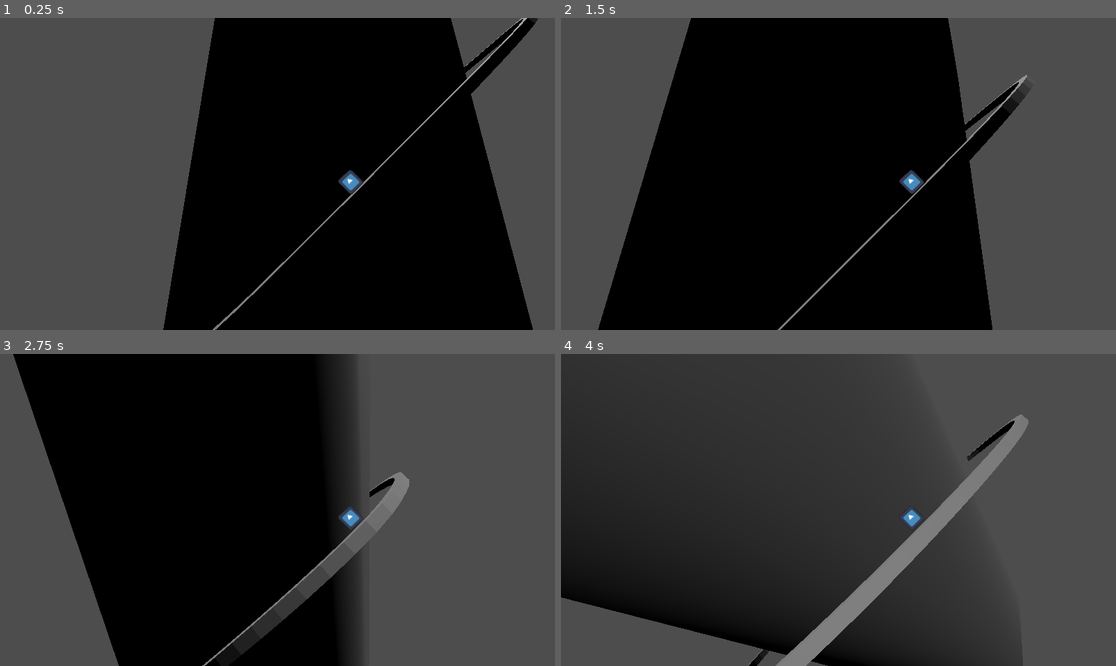
Above: before the commit, frames 1-4 (two rows, left to right).
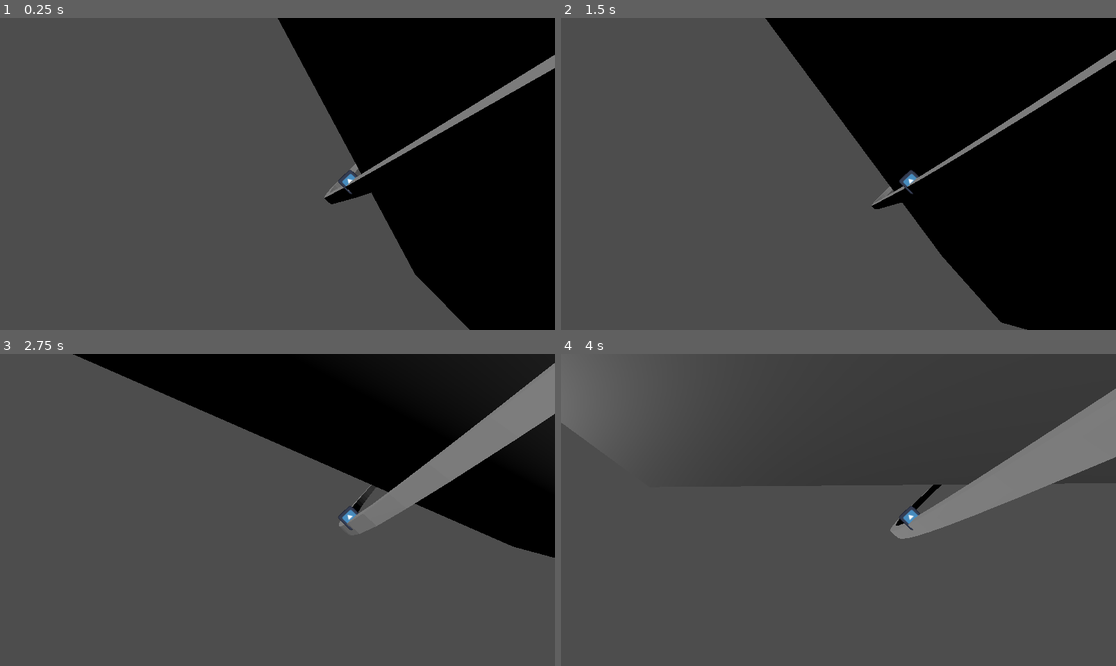
Above: after the commit, the same moments.

Repository: The-Breakfast-Gentlemen/godot-wild-jam-73
Game: Godot game, scene res://game.tscn
Two runs of this game, one before a commit and one after it. Both use one fixed random seed, a clock stepped at 60 frames per second and the inputs below. The project has no main scene, so this scene is started directly. The engine's default icon, where the game draws it, is replaced by a stand-in: a white triangle on a blue panel in a dark square.
Inputs:
- Up to frame 1 (0.25 s): no input
- Up to frame 2 (1.5 s): tap Enter (ui_accept) at 0.5, 0.77 s
- Up to frame 3 (2.75 s): tap Enter (ui_accept) at 1.52 s
- Up to frame 4 (4 s): tap Enter (ui_accept) at 3.02, 3.77 s

The runs differ from the first frame. In frame 1, 42% of the frame differs, in the area x 29-100%, y 0-100%; in frame 2, 68%, in the area x 6-100%, y 0-100%; in frame 3, 62%; in frame 4, 50%.

Commit message:
Use remote transform to move player

Diff:
--- a/game.tscn
+++ b/game.tscn
@@ -1,8 +1,10 @@
-[gd_scene load_steps=6 format=3 uid="uid://d06upcpiheyn4"]
+[gd_scene load_steps=5 format=3 uid="uid://d06upcpiheyn4"]
 
 [ext_resource type="Script" path="res://player.gd" id="1_3f8tg"]
 [ext_resource type="Texture2D" uid="uid://ohokvqcqskwf" path="res://icon.svg" id="1_k4f11"]
-[ext_resource type="Script" path="res://path_generation.gd" id="1_rqvmb"]
+
+[sub_resource type="BoxShape3D" id="BoxShape3D_k1305"]
+size = Vector3(0.088623, 0.110596, 0.0088501)
 
 [sub_resource type="Curve3D" id="Curve3D_55bda"]
 bake_interval = 0.01
@@ -13,14 +15,24 @@
 point_count = 12
 up_vector_enabled = false
 
-[sub_resource type="BoxShape3D" id="BoxShape3D_k1305"]
-size = Vector3(0.088623, 0.110596, 0.0088501)
+[node name="Game" type="Node3D"]
 
-[node name="Game" type="Node3D"]
+[node name="Player" type="CharacterBody3D" parent="."]
+transform = Transform3D(-0.993178, 0, 0.116369, 0, 0.999957, 0, -0.116367, 0, -0.993192, -2.53595, 0, -1.17465)
+
+[node name="Player_Vis" type="Sprite3D" parent="Player"]
+transform = Transform3D(0.1, 0, 0, 0, 0.1, 0, 0, 0, 0.1, 0, 0, 0)
+texture = ExtResource("1_k4f11")
+
+[node name="CollisionShape3D" type="CollisionShape3D" parent="Player"]
+transform = Transform3D(1, 7.45058e-07, 3.05939e-07, -1.49012e-07, 1, -3.6764e-07, 1.39698e-09, 2.63099e-08, 1.00002, -0.00695816, 0.00207533, 0.00918597)
+shape = SubResource("BoxShape3D_k1305")
+
+[node name="Camera3D" type="Camera3D" parent="Player"]
+transform = Transform3D(-0.741977, -0.660735, 0.113678, -0.668743, 0.717243, -0.196026, 0.0479845, -0.22146, -0.974002, 0.492738, 0.0998446, -1.38791)
 
 [node name="Path3D" type="Path3D" parent="."]
 curve = SubResource("Curve3D_55bda")
-script = ExtResource("1_rqvmb")
 
 [node name="CSGPolygon3D" type="CSGPolygon3D" parent="Path3D"]
 transform = Transform3D(0.999998, 0.00175339, 0.000761771, -0.00175157, 0.999996, -0.00237965, -0.000765945, 0.00237829, 0.999997, 0, -0.106507, 0)
@@ -37,25 +49,14 @@
 path_joined = false
 
 [node name="PathFollow3D" type="PathFollow3D" parent="Path3D"]
-transform = Transform3D(-0.993178, 0, 0.116368, 0, 0.999957, 0, -0.116367, 0, -0.993192, -2.53595, 0, -1.17465)
+transform = Transform3D(-0.993178, 0, 0.116369, 0, 0.999957, 0, -0.116367, 0, -0.993192, -2.53595, 0, -1.17465)
 rotation_mode = 2
 loop = false
 script = ExtResource("1_3f8tg")
 move_speed = 2.0
 
-[node name="Player" type="CharacterBody3D" parent="Path3D/PathFollow3D"]
-transform = Transform3D(-0.173648, -3.72529e-09, -0.984808, 2.98023e-08, 1, 3.72529e-09, 0.984808, -2.98023e-08, -0.173648, 0, 0.0654161, 0)
-
-[node name="Player_Vis" type="Sprite3D" parent="Path3D/PathFollow3D/Player"]
-transform = Transform3D(0.1, 0, 0, 0, 0.1, 0, 0, 0, 0.1, 0, 0, 0)
-texture = ExtResource("1_k4f11")
-
-[node name="CollisionShape3D" type="CollisionShape3D" parent="Path3D/PathFollow3D/Player"]
-transform = Transform3D(1, 7.45058e-07, 3.05939e-07, -1.49012e-07, 1, -3.6764e-07, 1.39698e-09, 2.63099e-08, 1.00002, -0.00695816, 0.00207533, 0.00918597)
-shape = SubResource("BoxShape3D_k1305")
-
-[node name="Camera3D" type="Camera3D" parent="Path3D/PathFollow3D/Player"]
-transform = Transform3D(-0.741977, -0.660735, 0.113678, -0.668743, 0.717243, -0.196026, 0.0479845, -0.22146, -0.974002, 0.492738, 0.0998446, -1.38791)
+[node name="RemoteTransform3D" type="RemoteTransform3D" parent="Path3D/PathFollow3D"]
+remote_path = NodePath("../../../Player")
 
 [node name="CSGCylinder3D" type="CSGCylinder3D" parent="."]
 transform = Transform3D(0.680202, -0.729427, -4.99133, -3.40408, 3.65043, -0.997366, 3.72259, 3.47137, -2.18178e-07, 0, 0.0769299, 0)
